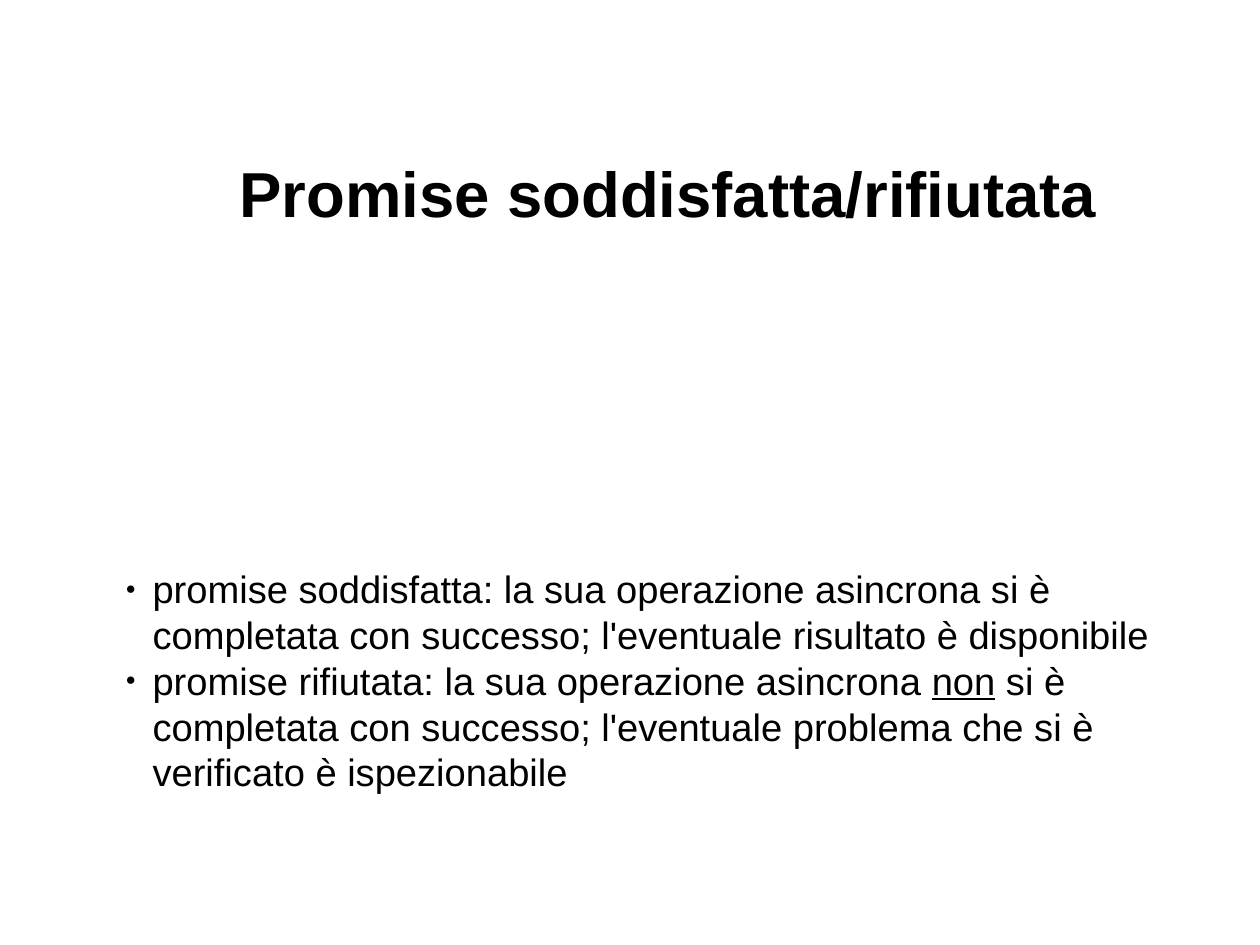
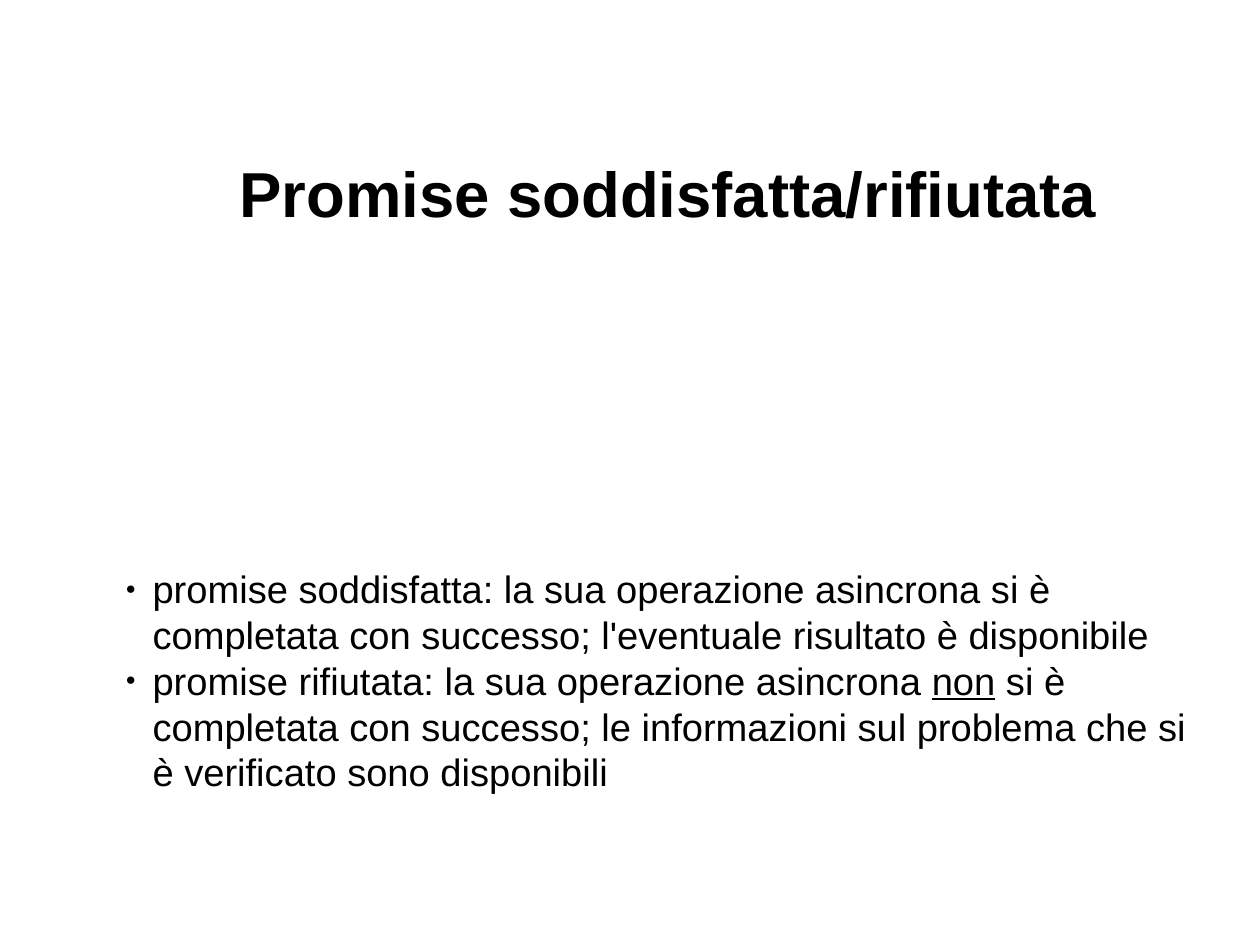
Before and after one commit to davideancona/minicorsiRAISE, a slide deck: slide 7 of iot/NodeJs2.odp. Drawn at 1260x945 pixels with LibreOffice and Linux fonts; fonts in the diff are those of the drawing. Boxes give left, top, right and bottom in pixels: in the first picture for what was removed or moved away, otherwise in the second. Text is boxed around its words. In the diff, an @@ line names an element or a change of style, - is before the commit and + after.

```diff
--- a/iot/NodeJs2.odp
+++ b/iot/NodeJs2.odp
@@ text at <box>153,667,1186,794</box>: text changed @@
-● promise rifiutata: la sua operazione asincrona non si è completata con successo; l'eventuale problema che si è verificato è ispezionabile
+● promise rifiutata: la sua operazione asincrona non si è completata con successo; le informazioni sul problema che si è verificato sono disponibili
```
Also in this commit, not shown: 1 other slide changed, 4 slides added, 2 slides removed, 2 other files.
